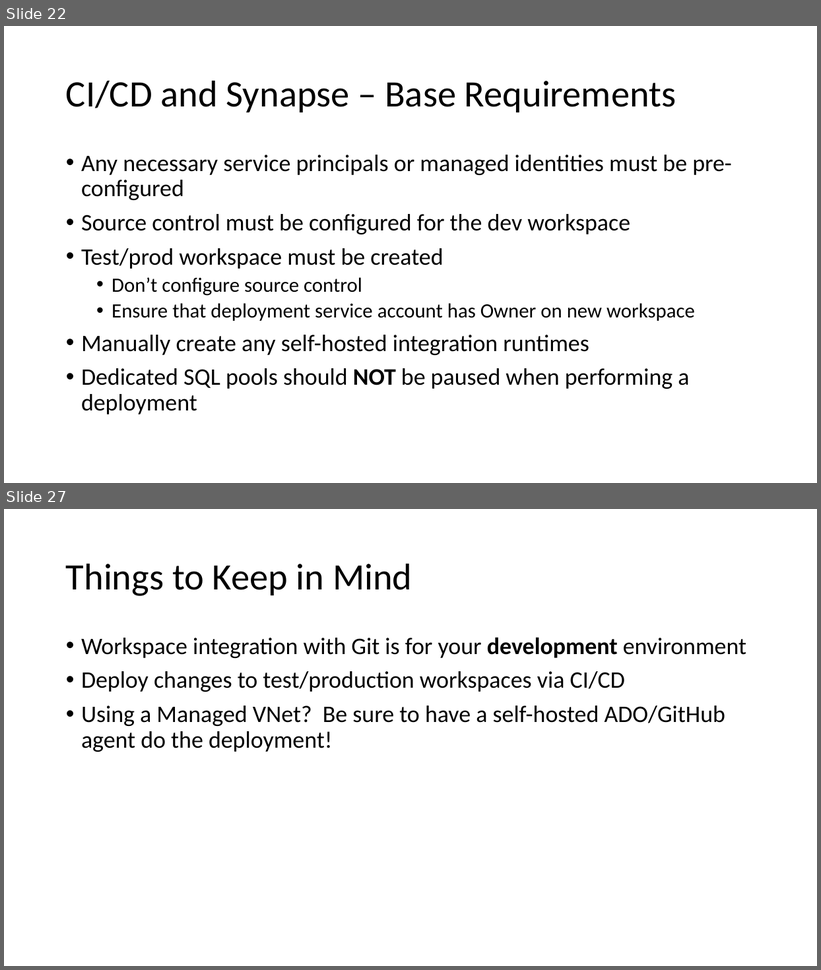
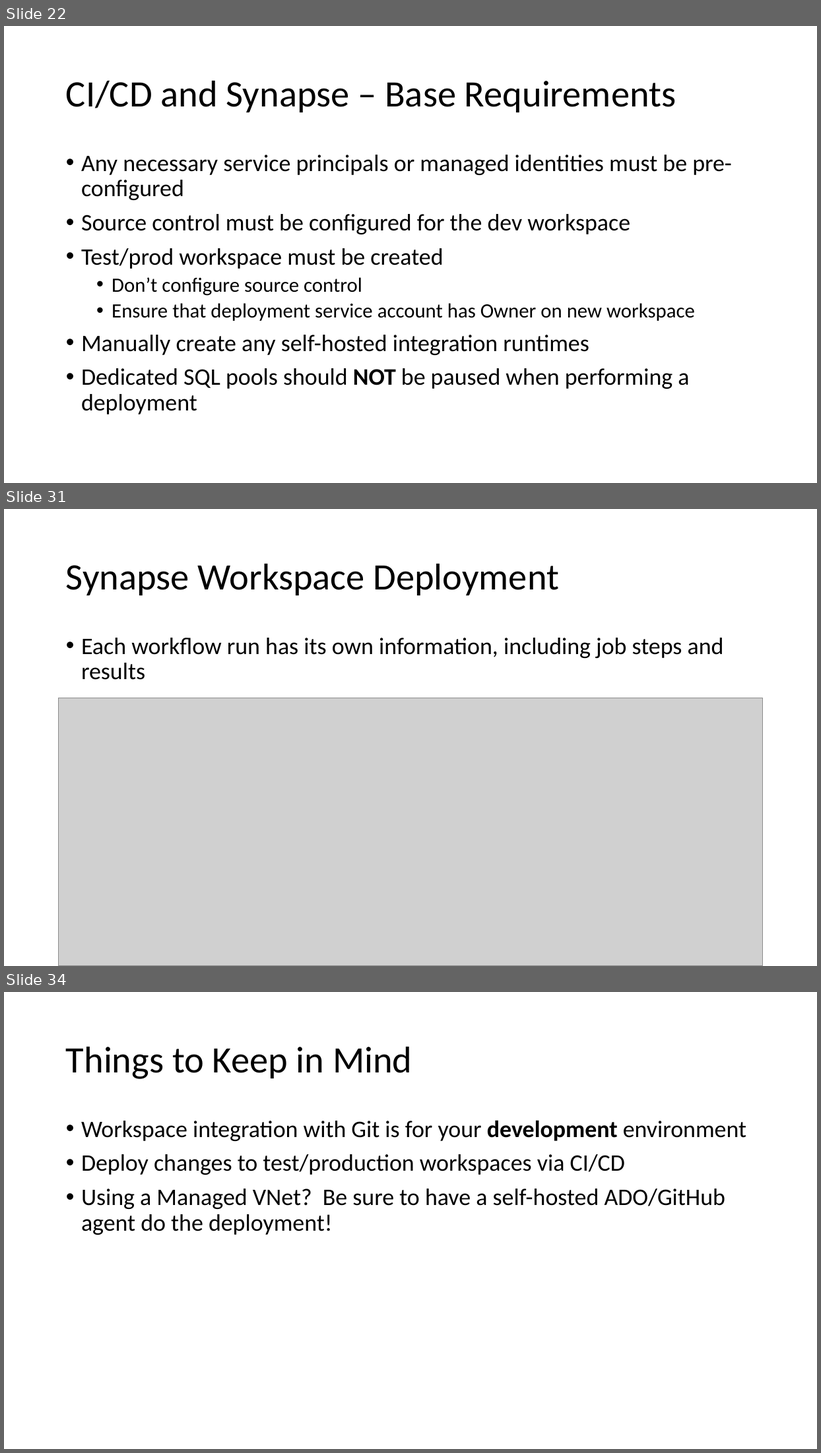
Before and after one commit to solliancenet/precon-synapse-power-bi, a slide deck: Slides/02 - Synapse Development.pptx. Shown one above the other, each under a label of ours: slides 22 and 27 before the commit, slides 22, 31 and 34 after it; the slides between them are not shown. The pictures are 821x970 and 821x1453 pixels, drawn with LibreOffice and Linux fonts; fonts in the diff are those of the drawing; grey boxes stand for pictures. Boxes give left, top, right and bottom in pixels: in the first picture for what was removed or moved away, otherwise in the second. Text is boxed around its words. In the diff, an @@ line names an element or a change of style, - is before the commit and + after.

```diff
--- a/Slides/02 - Synapse Development.pptx
+++ b/Slides/02 - Synapse Development.pptx
@@ slide 31 added at box(4, 509, 817, 966), background #FFFFFF @@
@@ title added at box(66, 563, 560, 595), 44 pt, text #000000 @@
+Synapse Workspace Deployment
@@ text added at box(81, 638, 724, 680), 28 pt, text #000000 @@
+• Each workflow run has its own information, including job steps and results
@@ picture added at box(58, 698, 763, 966) @@
@@ what was slide 27 is now slide 34 @@
```
Also in this commit, not shown: 3 slides changed, 7 other slides added, 1 slide removed, 1 other file.
